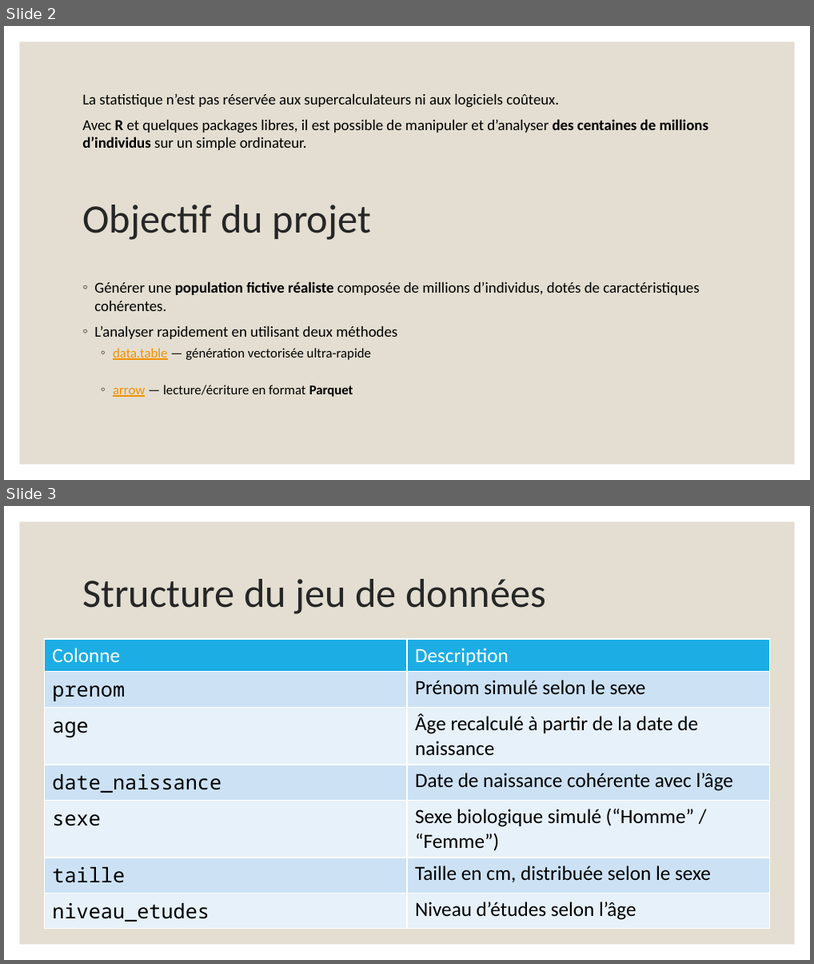
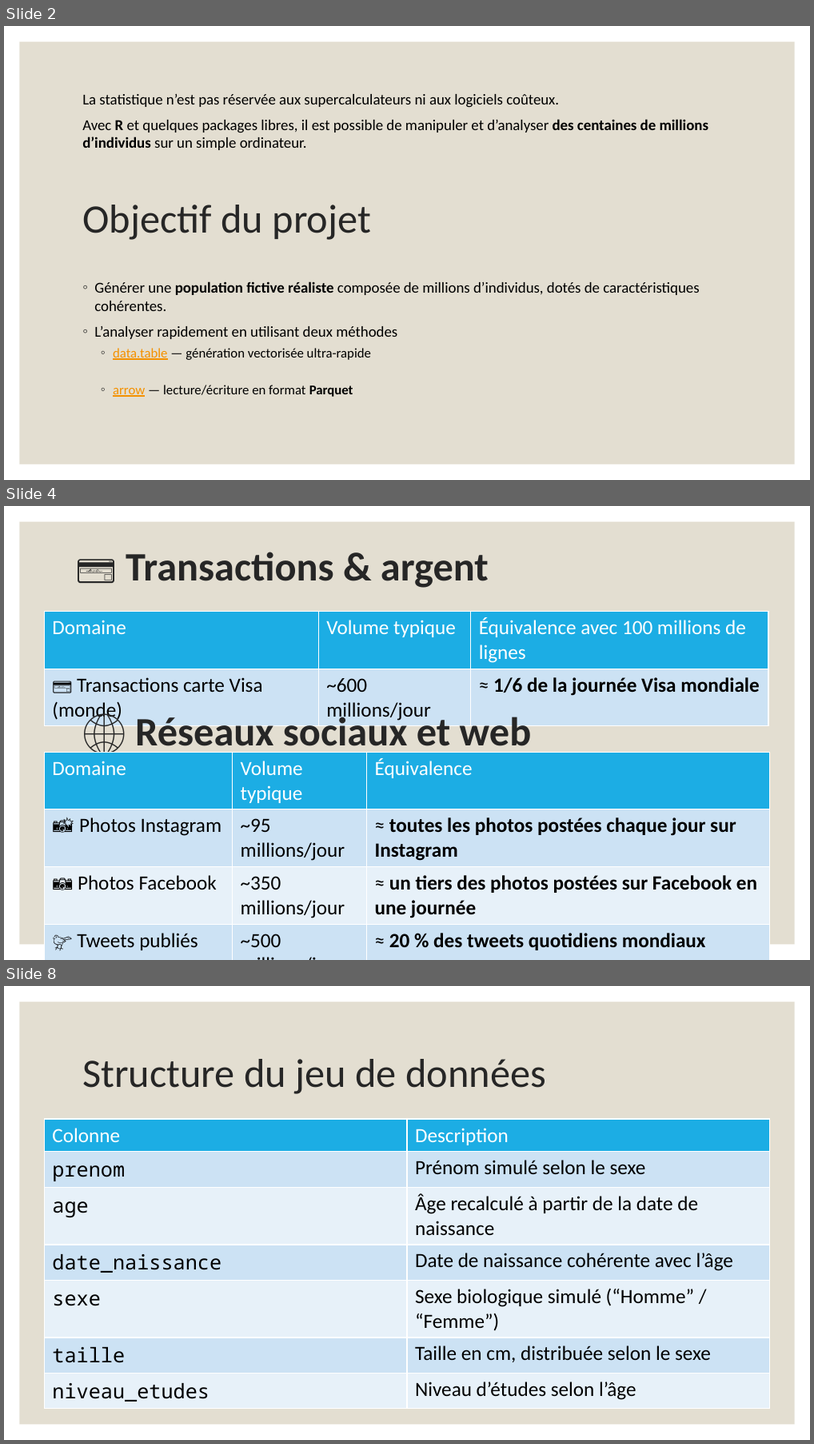
Before and after one commit to ISPF/100millions, a slide deck: presentation.pptx. Shown one above the other, each under a label of ours: slides 2 and 3 before the commit, slides 2, 4 and 8 after it; the slides between them are not shown. The pictures are 814x964 and 814x1444 pixels, drawn with LibreOffice and Linux fonts; fonts in the diff are those of the drawing. Boxes give left, top, right and bottom in pixels: in the first picture for what was removed or moved away, otherwise in the second. Text is boxed around its words. In the diff, an @@ line names an element or a change of style, - is before the commit and + after.

Commit message:
avec les ordres dans le ppt

```diff
--- a/presentation.pptx
+++ b/presentation.pptx
@@ slide 4 added at <box>4,506,810,960</box>, background #FFFFFF; not listed: 1 template element that a slide beside it also shows @@
@@ title added at <box>126,552,489,588</box>, 36 pt, text #262626, bold @@
+💳 Transactions & argent
@@ table added at <box>44,612,769,724</box>, 2 rows, 3 columns @@
+Domaine | Volume typique | Équivalence avec 100 millions de lignes
+💳 Transactions carte Visa (monde) | ~600 millions/jour | ≈ 1/6 de la journée Visa mondiale
@@ text added at <box>135,712,532,755</box>, 36 pt, text #262626, bold @@
+🌐 Réseaux sociaux et web
@@ table added at <box>44,752,770,953</box>, 5 rows, 3 columns @@
+Domaine | Volume typique | Équivalence
+📸 Photos Instagram | ~95 millions/jour | ≈ toutes les photos postées chaque jour sur Instagram
+📷 Photos Facebook | ~350 millions/jour | ≈ un tiers des photos postées sur Facebook en une journée
+🐦 Tweets publiés | ~500 millions/jour | ≈ 20 % des tweets quotidiens mondiaux
+💬 Messages WhatsApp | ~100 milliards/jour | ≈ 0,1 % des messages WhatsApp quotidiens
@@ what was slide 3 is now slide 8 @@
```
Also in this commit, not shown: 4 other slides added, 1 other file.
